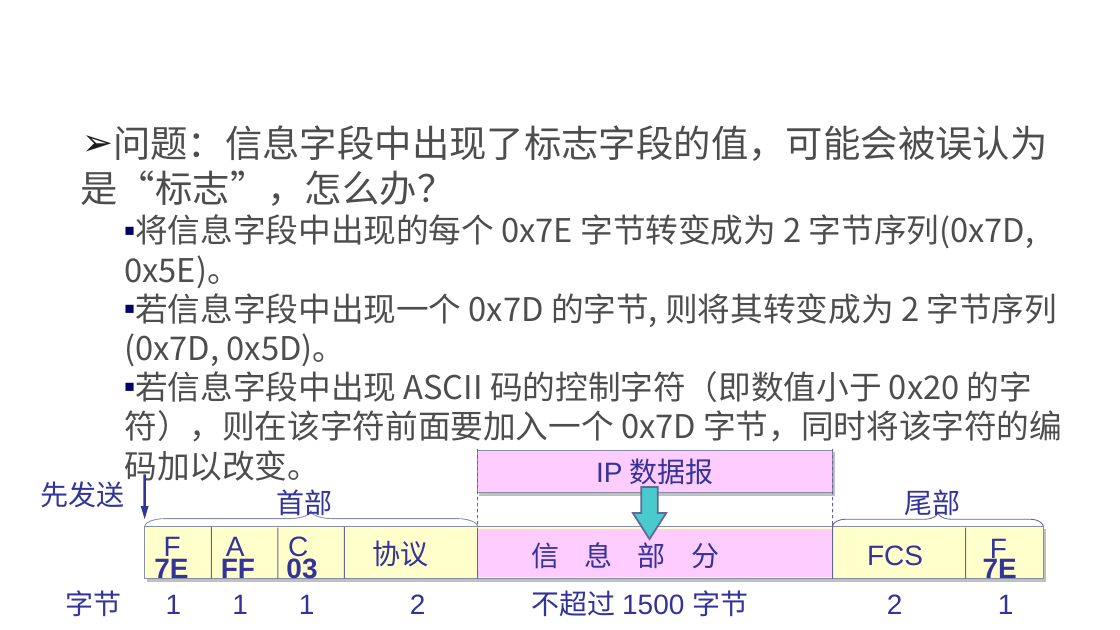
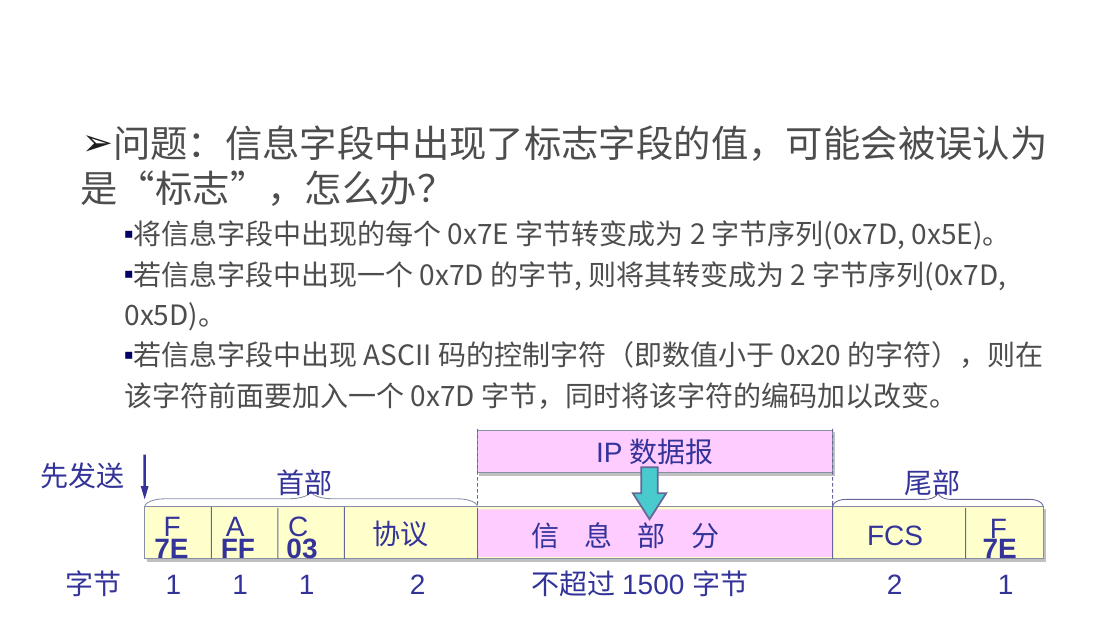
Before and after one commit to edu2act/course-NetWork, a slide deck: slide 30 of materials/slides/ch03 Data Link Layer.pptx. Drawn at 1120x630 pixels with LibreOffice and Linux fonts; fonts in the diff are those of the drawing; background and template pictures are left out. Boxes give left, top, right and bottom in pixels: in the first picture for what was removed or moved away, otherwise in the second. Text is boxed around its words. In the diff, an @@ line names an element or a change of style, - is before the commit and + after.

```diff
--- a/materials/slides/ch03 Data Link Layer.pptx
+++ b/materials/slides/ch03 Data Link Layer.pptx
@@ text at [124,220,1043,409]: size 28 to 24 pt in "将信息字段中出现的每个 0x7E 字节转变成为 2 字节序列(0x7D, 0x5E)。", "若信息字段中出现一个 0x7D 的字节, 则将其转变成为 2 字节序列(0x7D, 0x5D)。", "若信息字段中出现 ASCII 码的控制字符（即数值小于 0x20 的字符），则在该字符前面要加入一个 0x7D 字节，同 ..."; line spacing 1 to 1.2 @@
@@ 22 texts, 8 lines, 3 rectangles, 2 left braces, 1 down arrow, 1 arrow: place and size @@
-22 texts, 8 lines, 3 rectangles, 2 left braces, 1 down arrow, 1 arrow at [41,449,1044,617]
+22 texts, 8 lines, 3 rectangles, 2 left braces, 1 down arrow, 1 arrow at [41,429,1044,597]
```
Also in this commit, not shown: 16 other slides changed.
